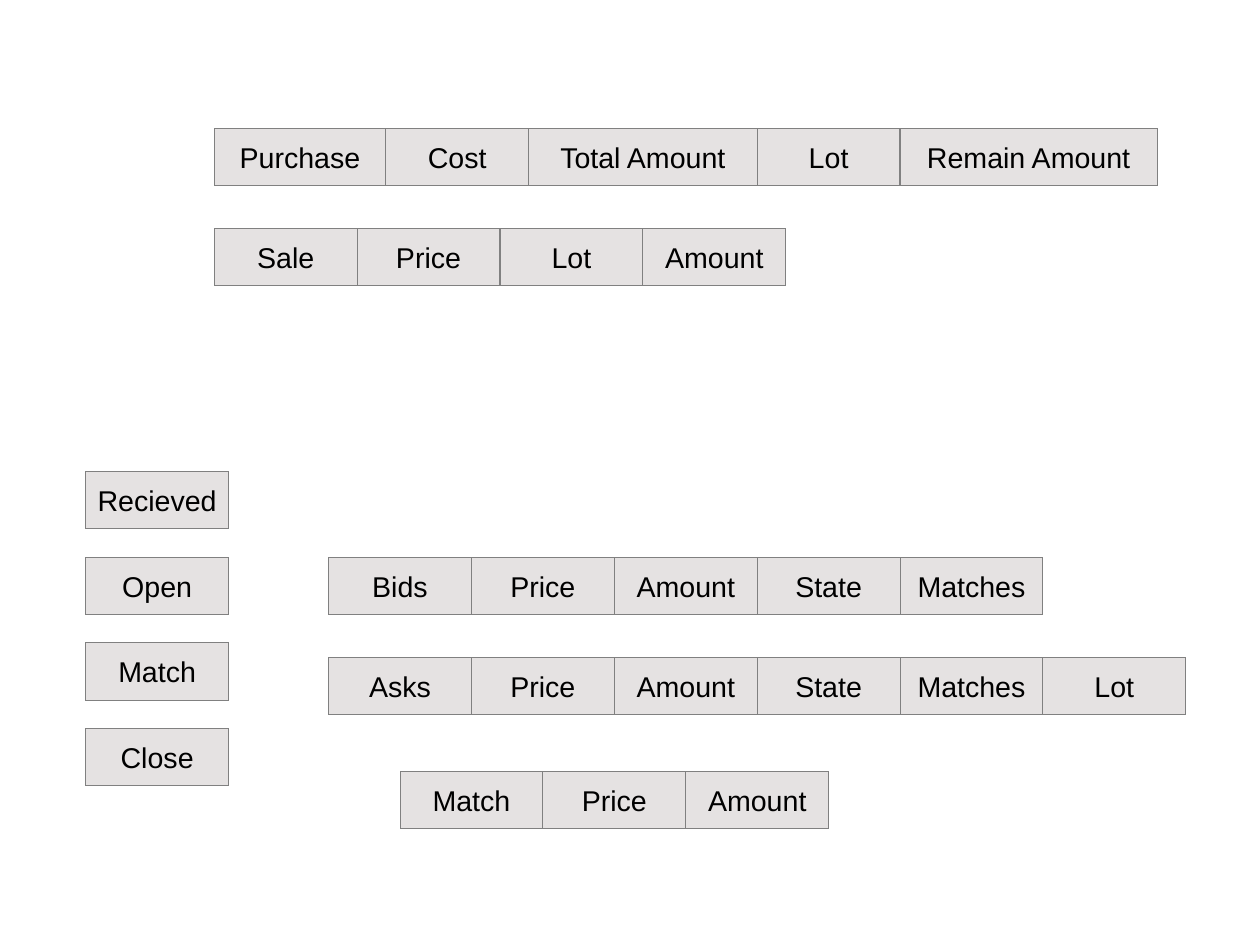
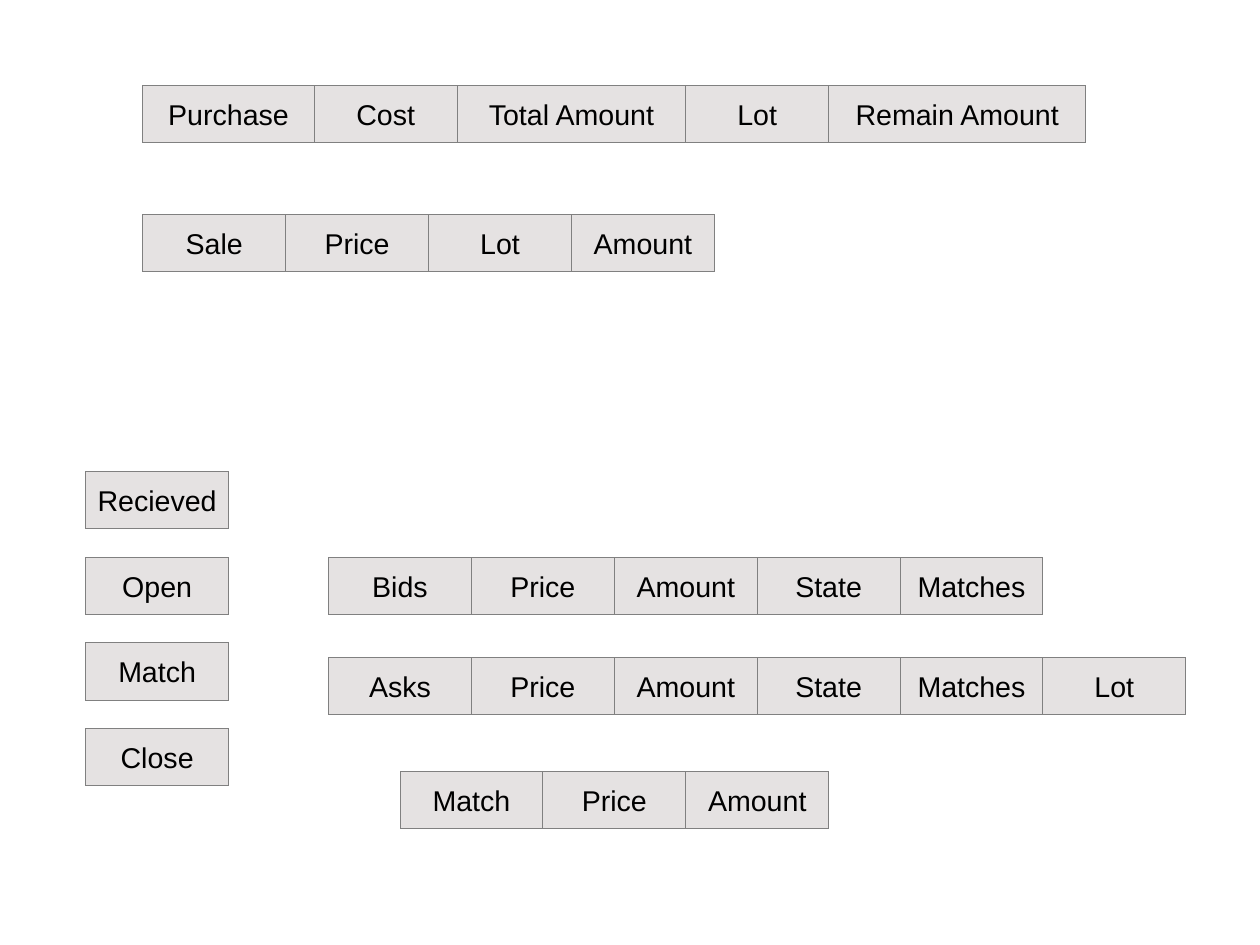
Before and after one commit to JamesLeB/Stout, a slide deck: slide 2 of Documents/Dream/bitcoin.odp. Drawn at 1260x945 pixels with LibreOffice and Linux fonts; fonts in the diff are those of the drawing. Boxes give left, top, right and bottom in pixels: in the first picture for what was removed or moved away, otherwise in the second. Text is boxed around its words. In the diff, an @@ line names an element or a change of style, - is before the commit and + after.

```diff
--- a/Documents/Dream/bitcoin.odp
+++ b/Documents/Dream/bitcoin.odp
@@ 5 rectangles moved together from (x1=214, y1=128, x2=1157, y2=185) to (x1=143, y1=86, x2=1086, y2=143) @@
@@ 4 rectangles moved together from (x1=214, y1=229, x2=785, y2=286) to (x1=143, y1=214, x2=715, y2=271) @@
```
Also in this commit, not shown: 2 other slides changed.
